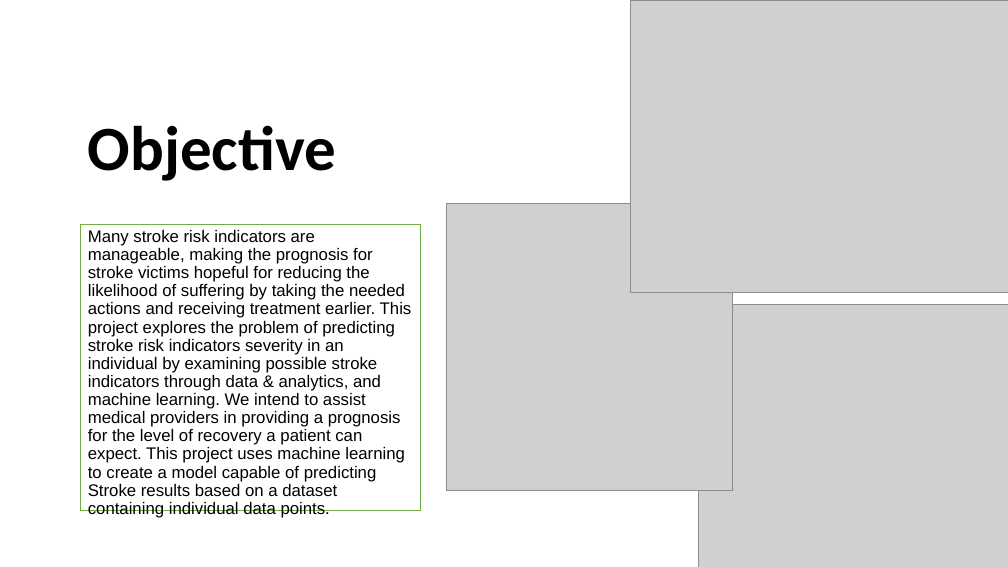
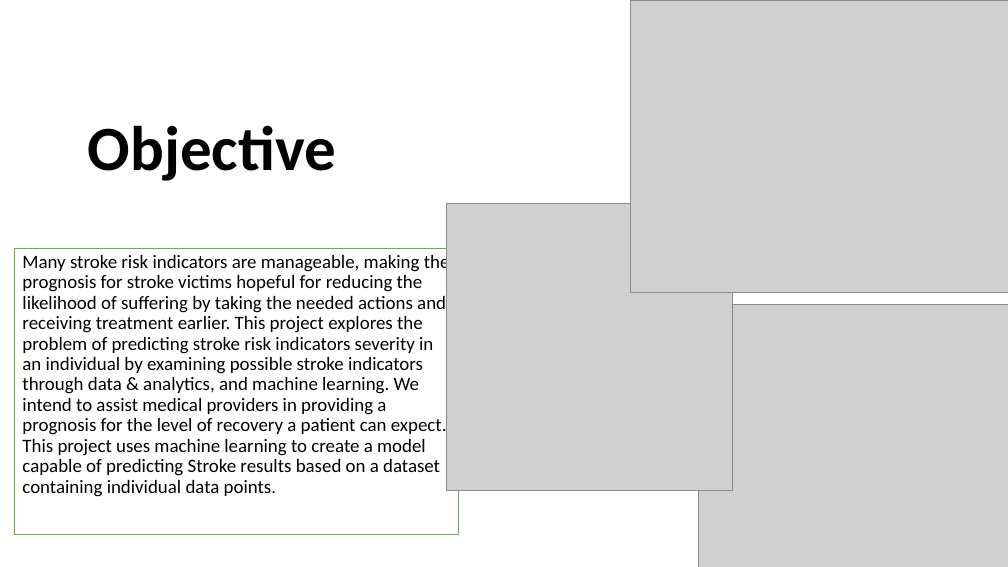
Before and after one commit to pauls21033/Machine-Learning-Predicting-Stroke-Model-Project, a slide deck: slide 4 of Stroke_Anaylsis_Presentation(final) (1).pptx. Drawn at 1008x567 pixels with LibreOffice and Linux fonts; fonts in the diff are those of the drawing; grey boxes stand for pictures. Boxes give left, top, right and bottom in pixels: in the first picture for what was removed or moved away, otherwise in the second. Text is boxed around its words. In the diff, an @@ line names an element or a change of style, - is before the commit and + after.

```diff
--- a/Stroke_Anaylsis_Presentation(final) (1).pptx
+++ b/Stroke_Anaylsis_Presentation(final) (1).pptx
@@ rectangle "Many stroke risk indicators are ...": place and size @@
-rectangle "Many stroke risk indicators are ..." at bbox=[80, 225, 420, 511]
+rectangle "Many stroke risk indicators are ..." at bbox=[15, 248, 459, 535]
@@ rectangle "Many stroke risk indicators are ..." at bbox=[15, 248, 459, 535]: size 16 to 18 pt, font Arial to Calibri @@
```
Also in this commit, not shown: 2 other slides changed.
